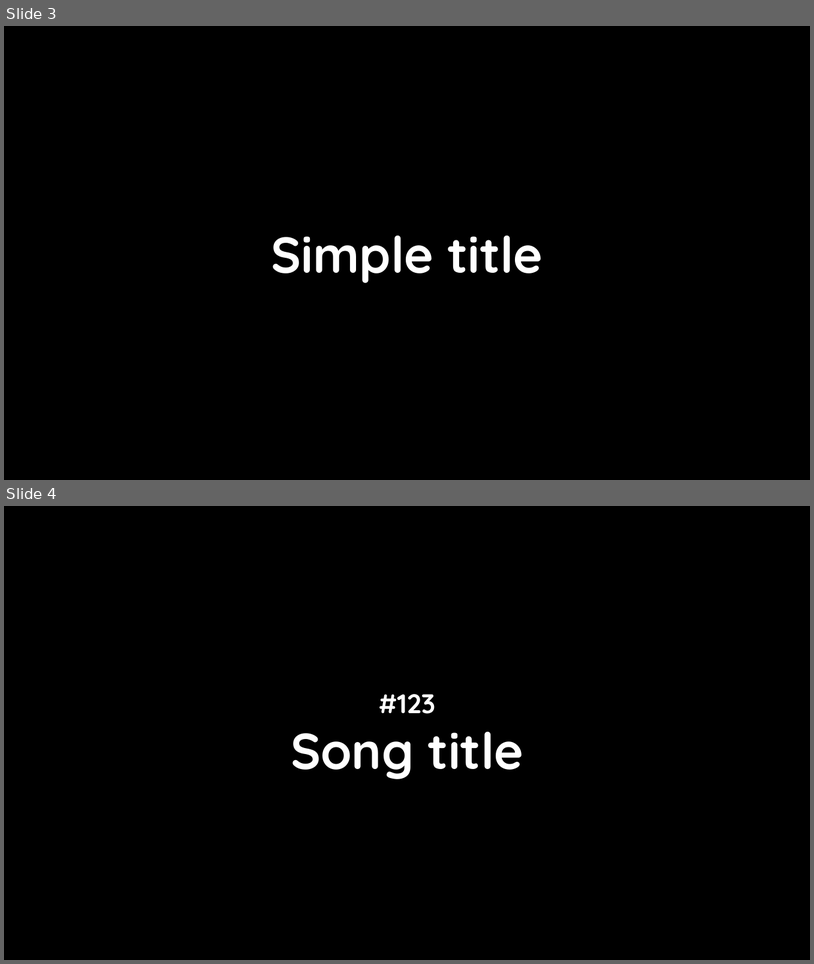
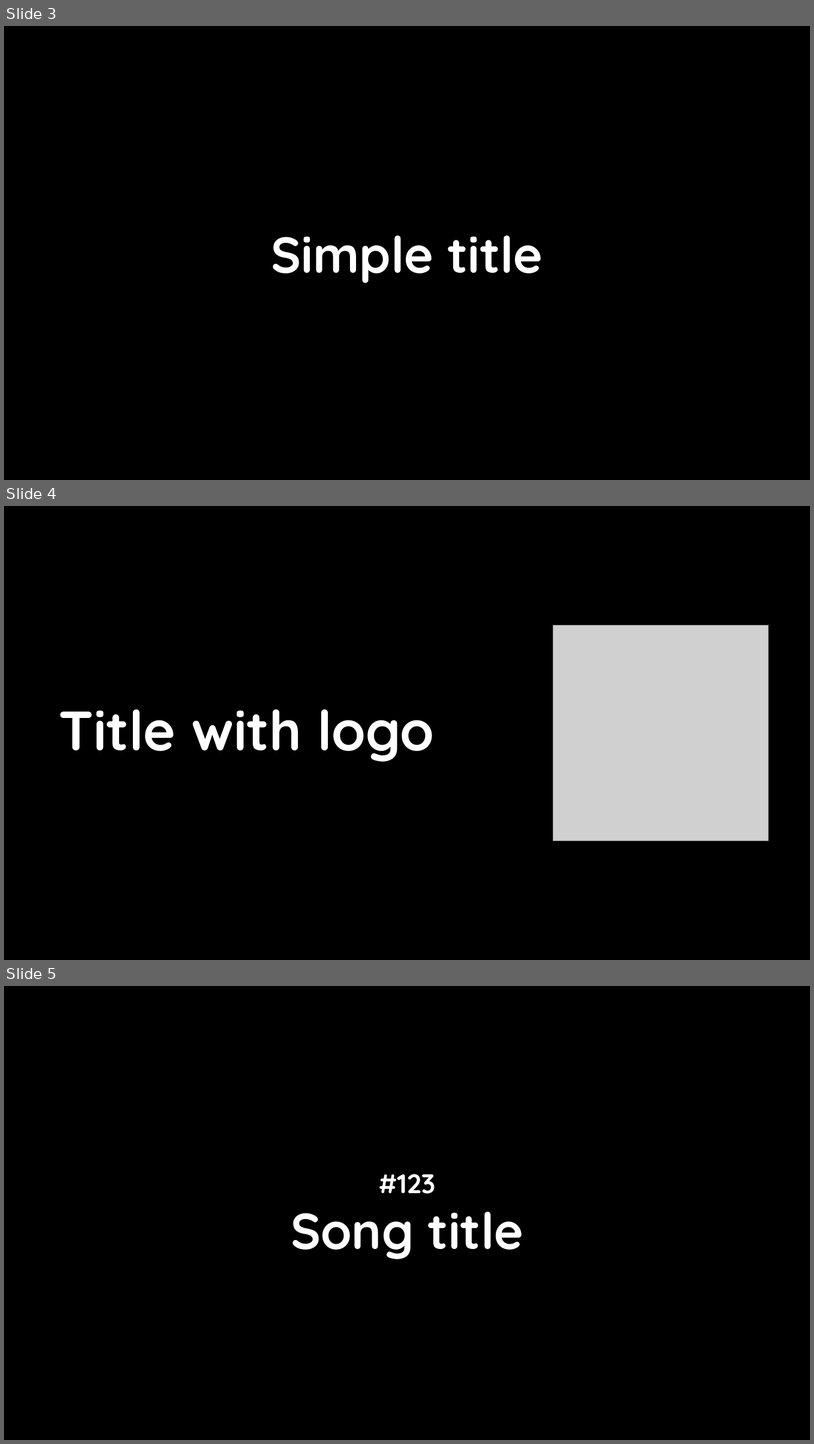
Before and after one commit to notnotedvard/isda-pptgen, a slide deck: template.pptx. Shown one above the other, each under a label of ours: slides 3 and 4 before the commit, slides 3, 4 and 5 after it. The pictures are 814x964 and 814x1444 pixels, drawn with LibreOffice and Linux fonts; fonts in the diff are those of the drawing; grey boxes stand for pictures; background and template pictures are left out. Boxes give left, top, right and bottom in pixels: in the first picture for what was removed or moved away, otherwise in the second. Text is boxed around its words. In the diff, an @@ line names an element or a change of style, - is before the commit and + after.

```diff
--- a/template.pptx
+++ b/template.pptx
@@ slide 4 added at bbox=[4, 506, 810, 960], background picture (left out) @@
@@ picture added at bbox=[553, 625, 769, 841] @@
@@ text added at bbox=[59, 709, 434, 762], 66 pt, text #FFFFFF, bold @@
+Title with logo
@@ what was slide 4 is now slide 5 @@
```
Also in this commit, not shown: 2 slides changed, 7 other files.
